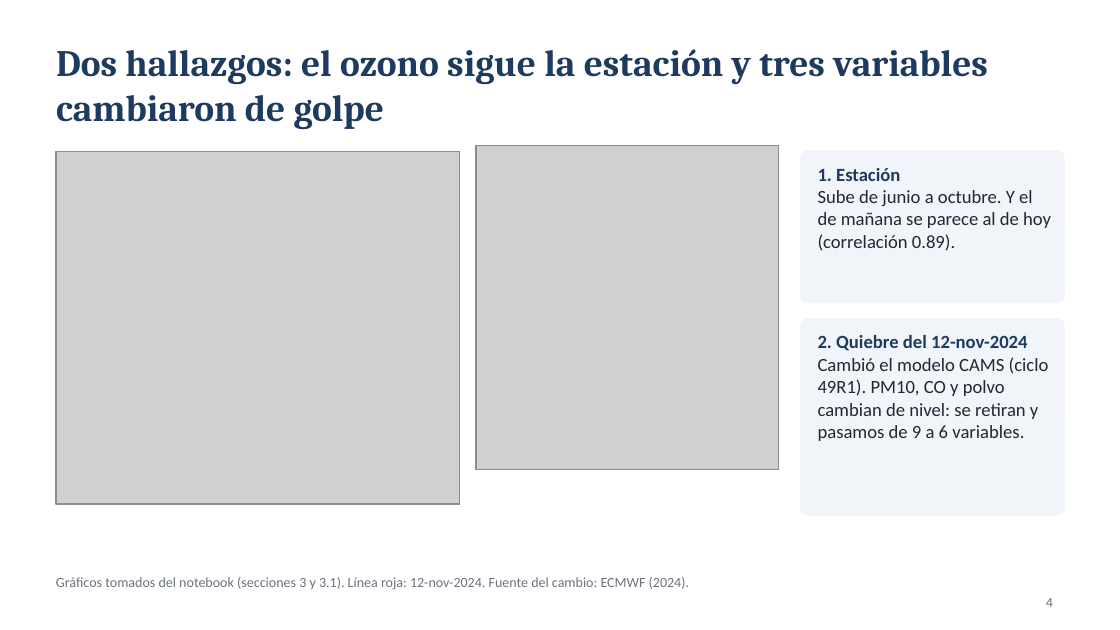
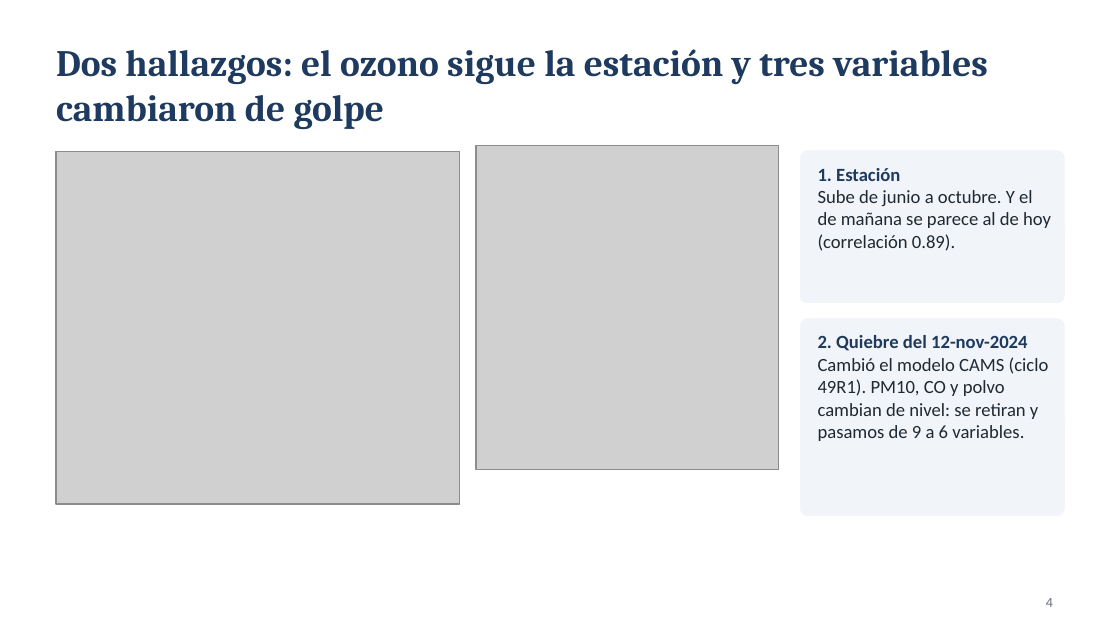
Before and after one commit to pablohuayta/prediccion-ozono-lima, a slide deck: slide 4 of Grupo7-TA-Exposicion.pptx. Drawn at 1120x630 pixels with LibreOffice and Linux fonts; fonts in the diff are those of the drawing; grey boxes stand for pictures. Boxes give left, top, right and bottom in pixels: in the first picture for what was removed or moved away, otherwise in the second. Text is boxed around its words. In the diff, an @@ line names an element or a change of style, - is before the commit and + after.

```diff
--- a/Grupo7-TA-Exposicion.pptx
+++ b/Grupo7-TA-Exposicion.pptx
@@ text removed at [56, 577, 689, 590] @@
-Gráficos tomados del notebook (secciones 3 y 3.1). Línea roja: 12-nov-2024. Fuente del cambio: ECMWF (2024).
```
Also in this commit, not shown: 1 other slide changed.
